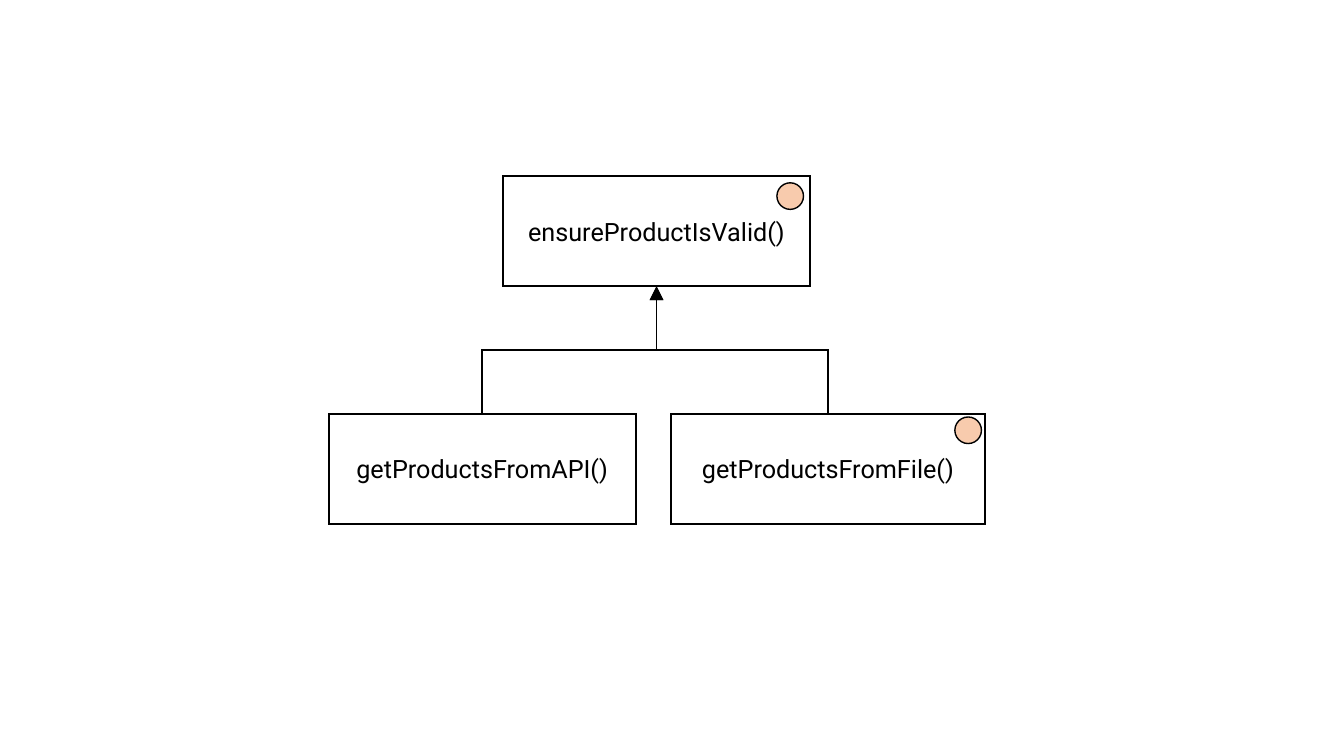
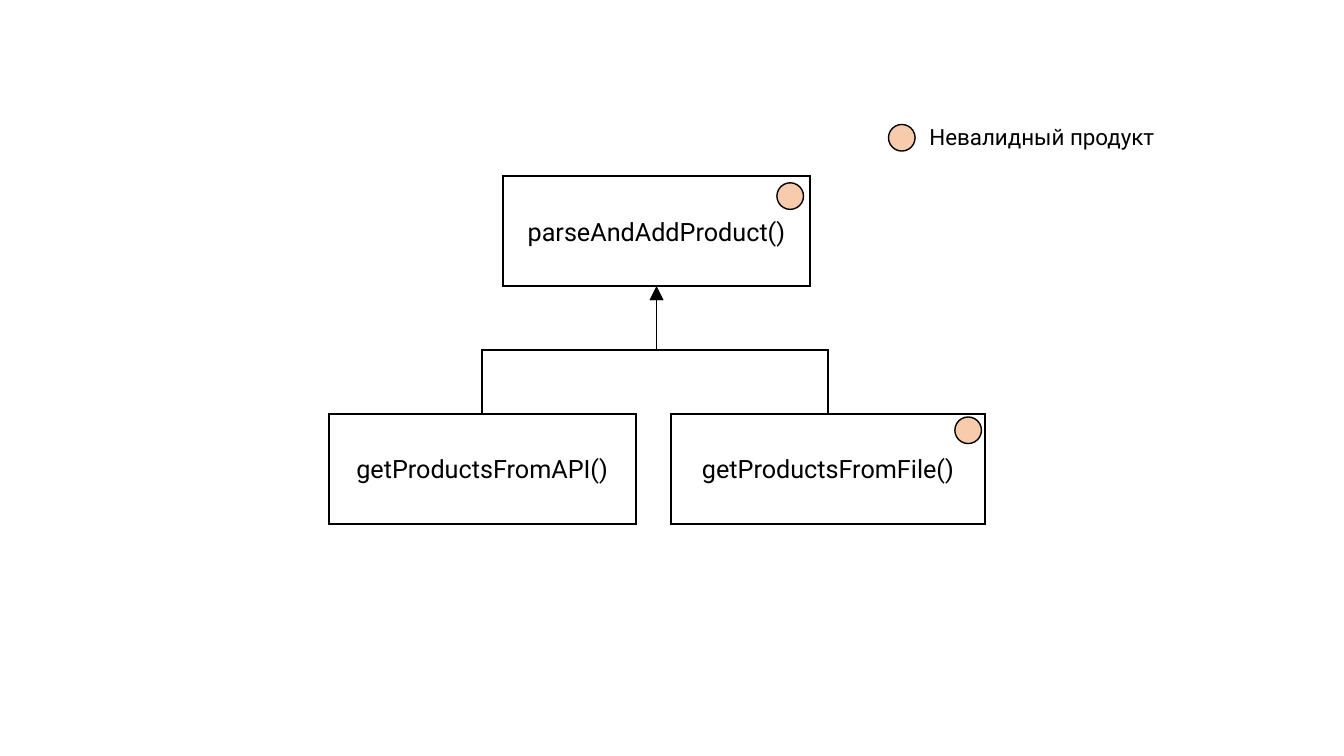
Before and after one commit to rkhaimov/brain-gym, a slide deck: slide 37 of clean/Презентация.pptx (slide 31 before the commit). Drawn at 1344x756 pixels with LibreOffice and Linux fonts; fonts in the diff are those of the drawing. Boxes give left, top, right and bottom in pixels: in the first picture for what was removed or moved away, otherwise in the second. Text is boxed around its words. In the diff, an @@ line names an element or a change of style, - is before the commit and + after.

```diff
--- a/clean/Презентация.pptx
+++ b/clean/Презентация.pptx
@@ ellipse added at (889,125,915,151), fill #F8CBAD, outline #000000 1 pt @@
@@ text added at (929,129,1154,150), 16 pt, text #000000 @@
+Невалидный продукт
@@ text in rectangle at (528,221,785,247): text changed @@
-ensureProductIsValid()
+parseAndAddProduct()
```
Also in this commit, not shown: 13 other slides changed, 18 slides added, 7 slides removed, 47 other files.
